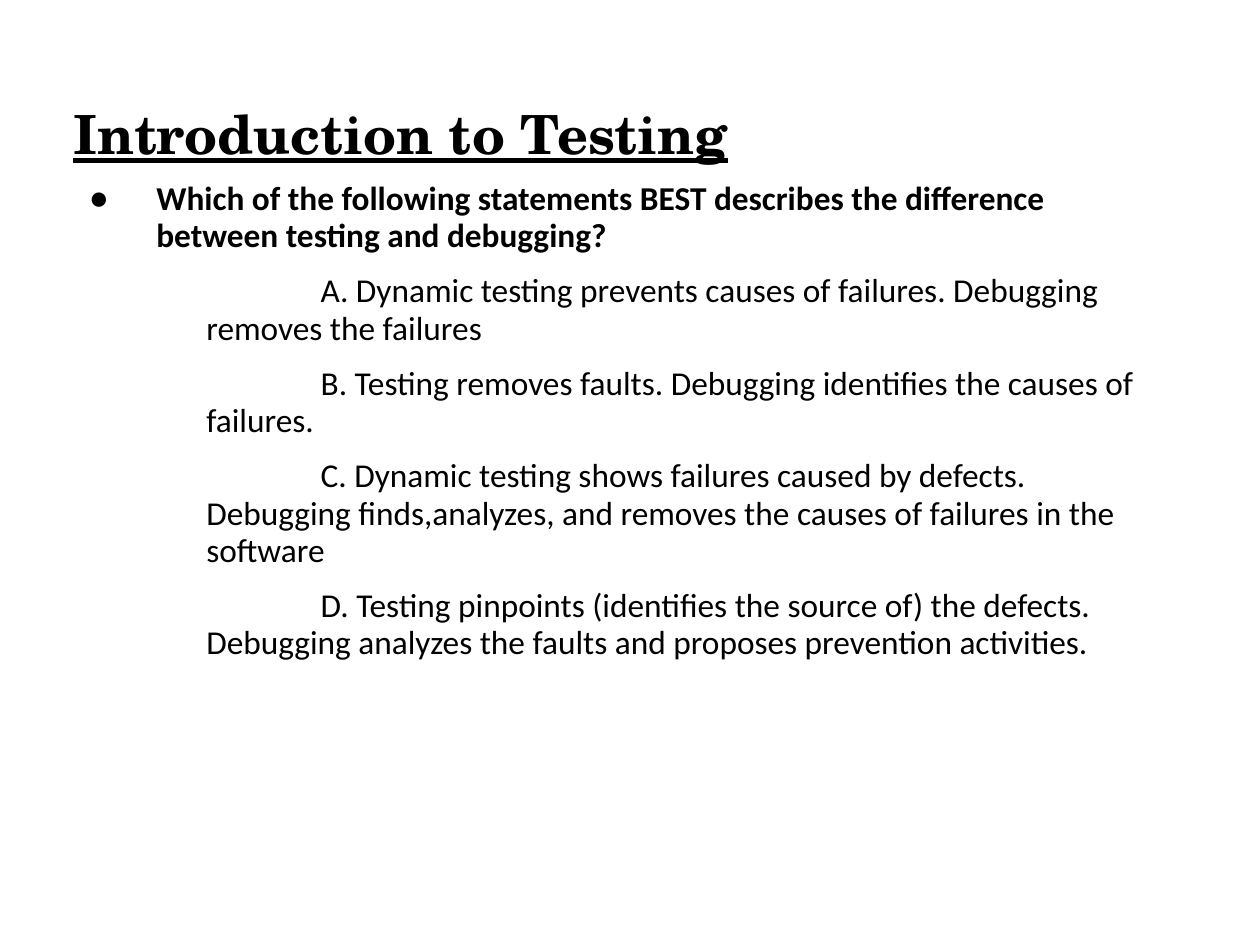
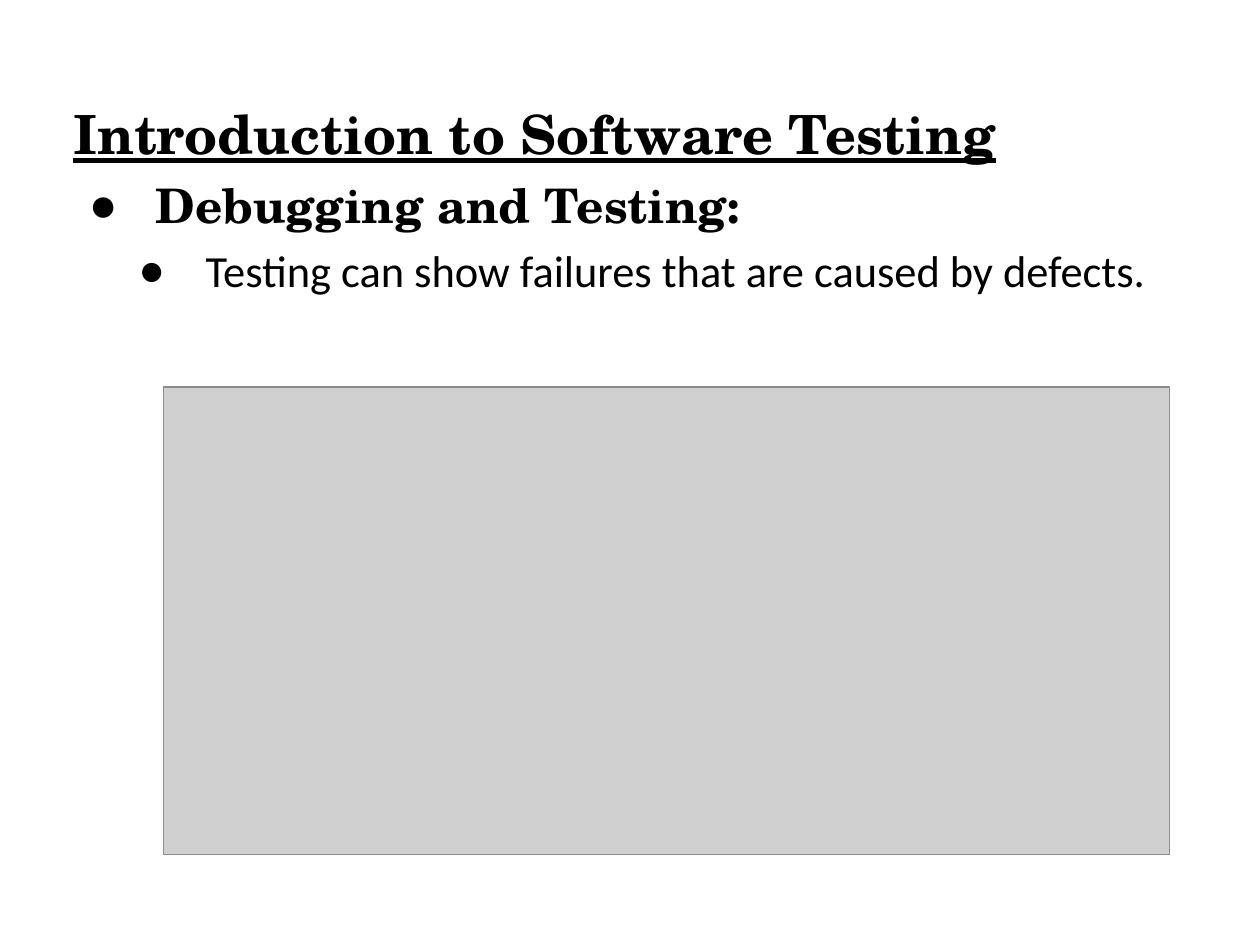
Before and after one commit to vprem99/Framework, a slide deck: slide 14 of Module1.ppt (slide 32 before the commit). Drawn at 1260x945 pixels with LibreOffice and Linux fonts; fonts in the diff are those of the drawing; grey boxes stand for pictures. Boxes give left, top, right and bottom in pixels: in the first picture for what was removed or moved away, otherwise in the second. Text is boxed around its words. In the diff, an @@ line names an element or a change of style, - is before the commit and + after.

```diff
--- a/Module1.ppt
+++ b/Module1.ppt
@@ text at (73,114,996,165): text changed @@
-Introduction to Testing
+Introduction to Software Testing
@@ text at (156,188,1145,295): text changed; size 21 to 28 pt @@
-  ● Which of the following statements BEST describes the difference between testing and debugging?
-    A. Dynamic testing prevents causes of failures. Debugging removes the failures
-    B. Testing removes faults. Debugging identifies the causes of failures.
-    C. Dynamic testing shows failures caused by defects. Debugging finds,analyzes, and removes the causes of failures in the software
-    D. Testing pinpoints (identifies the source of) the defects. Debugging analyzes the faults and proposes prevention activities.
+  ● Debugging and Testing:
+    ● Testing can show failures that are caused by defects.
@@ picture added at (164,388,1171,855) @@
```
Also in this commit, not shown: 31 other slides changed, 14 slides added.
